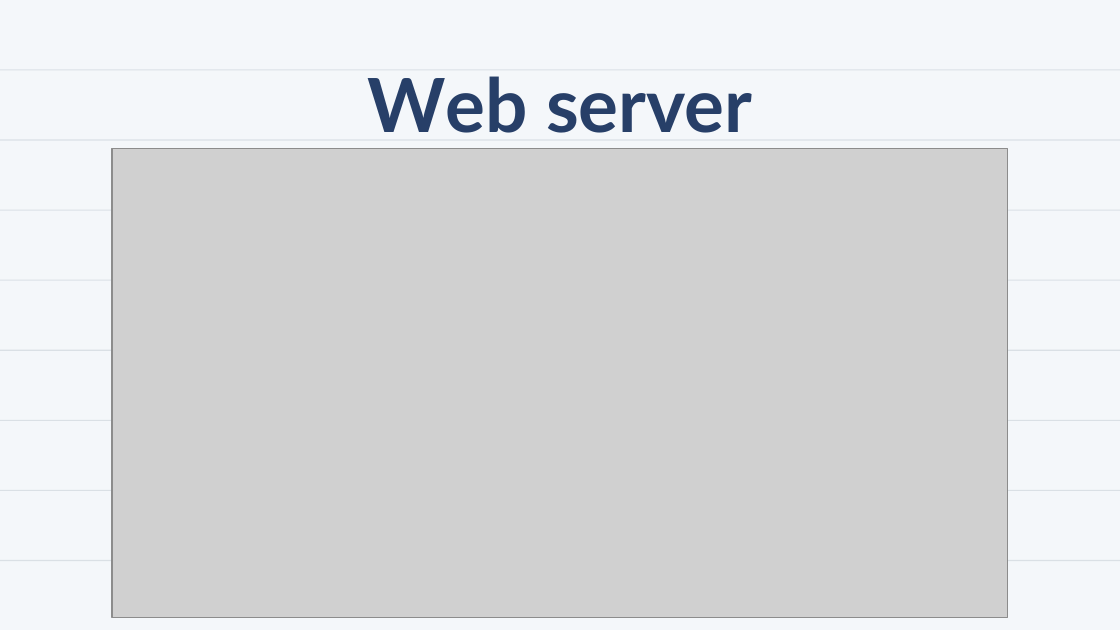
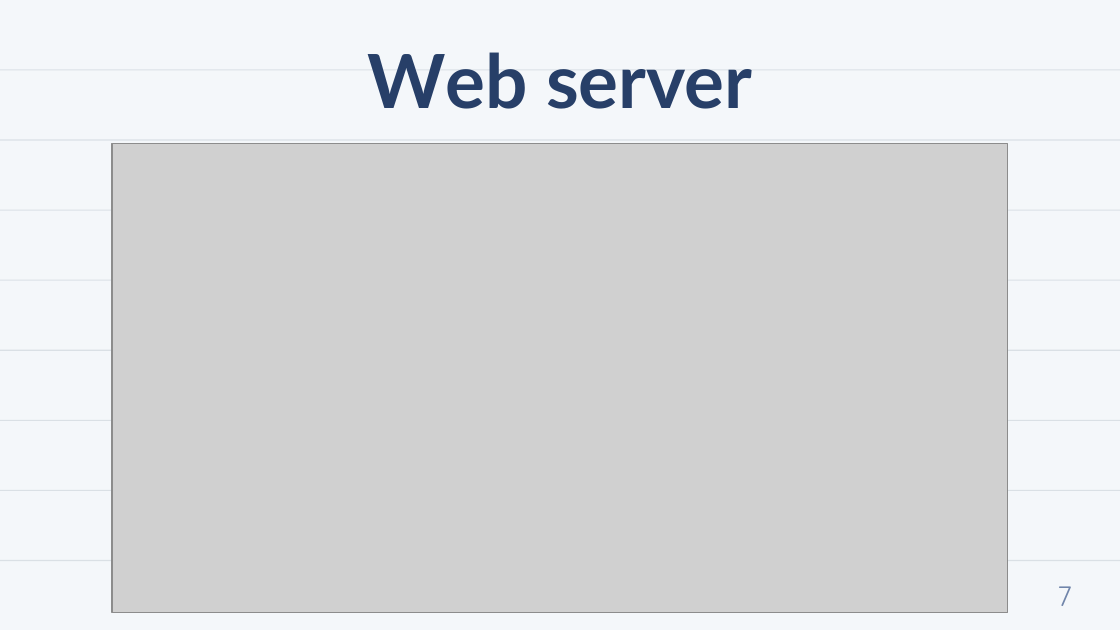
Before and after one commit to giabuynh/AirMeasurement, a slide deck: slide 7 of report/AirMeasurement.pptx. Drawn at 1120x630 pixels with LibreOffice and Linux fonts; fonts in the diff are those of the drawing; grey boxes stand for pictures; background and template pictures are left out. Boxes give left, top, right and bottom in pixels: in the first picture for what was removed or moved away, otherwise in the second. Text is boxed around its words. In the diff, an @@ line names an element or a change of style, - is before the commit and + after.

```diff
--- a/report/AirMeasurement.pptx
+++ b/report/AirMeasurement.pptx
@@ title "Web server" moved from (x1=367, y1=76, x2=752, y2=133) to (x1=367, y1=52, x2=752, y2=109) @@
@@ picture moved from (x1=112, y1=149, x2=1008, y2=618) to (x1=112, y1=143, x2=1008, y2=613) @@
@@ page number added at (x1=1057, y1=586, x2=1072, y2=606), 18 pt, text #7085AA @@
+7
```
Also in this commit, not shown: 13 other slides changed, 23 slides removed, 8 other files.
